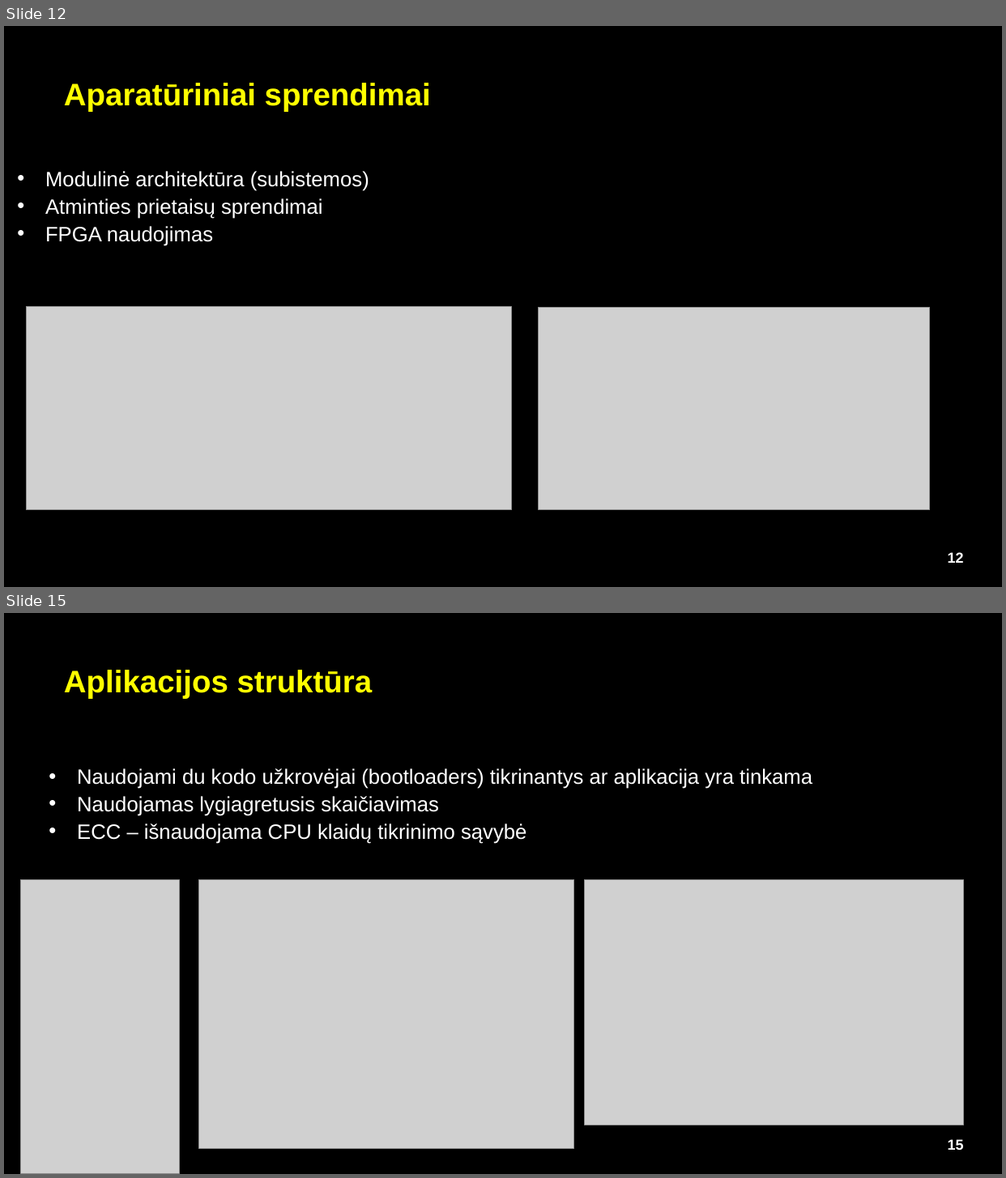
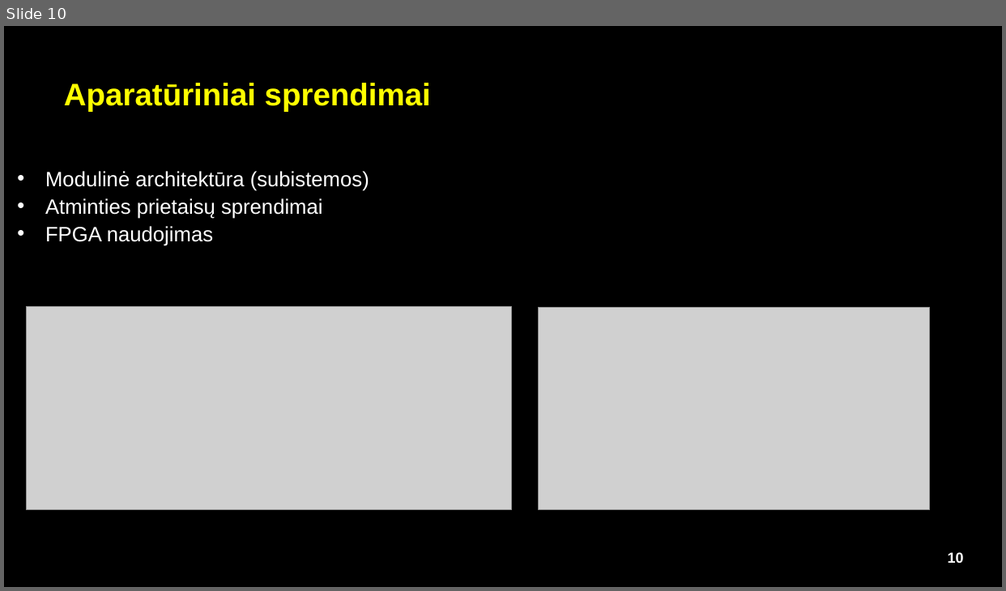
Before and after one commit to Double-Bonus/sem11-InovatyviosMatavimoSistemos, a slide deck: Indvidualus_darbas/esaSwarm_EEF.pptx. Shown one above the other, each under a label of ours: slides 12 and 15 before the commit, slide 10 after it; the slides between them are not shown. The pictures are 1006x1178 and 1006x591 pixels, drawn with LibreOffice and Linux fonts; fonts in the diff are those of the drawing; grey boxes stand for pictures; background and template pictures are left out. Boxes give left, top, right and bottom in pixels: in the first picture for what was removed or moved away, otherwise in the second. Text is boxed around its words. In the diff, an @@ line names an element or a change of style, - is before the commit and + after.

```diff
--- a/Indvidualus_darbas/esaSwarm_EEF.pptx
+++ b/Indvidualus_darbas/esaSwarm_EEF.pptx
@@ slide 15 removed at (4, 613, 1002, 1174), background #000000; not listed: 1 template element that a slide beside it also shows @@
@@ text removed at (64, 670, 373, 699) @@
-Aplikacijos struktūra
@@ text removed at (77, 769, 812, 844) @@
-• Naudojami du kodo užkrovėjai (bootloaders) tikrinantys ar aplikacija yra tinkama
-• Naudojamas lygiagretusis skaičiavimas
-• ECC – išnaudojama CPU klaidų tikrinimo sąvybė
@@ picture removed at (20, 879, 179, 1174) @@
@@ picture removed at (198, 879, 573, 1148) @@
@@ picture removed at (585, 879, 964, 1125) @@
@@ what was slide 12 is now slide 10 @@
@@ page number at (948, 552, 964, 563): text changed @@
-12
+10
```
Also in this commit, not shown: 6 slides changed, 1 slide added, 6 other slides removed, 8 other files.
